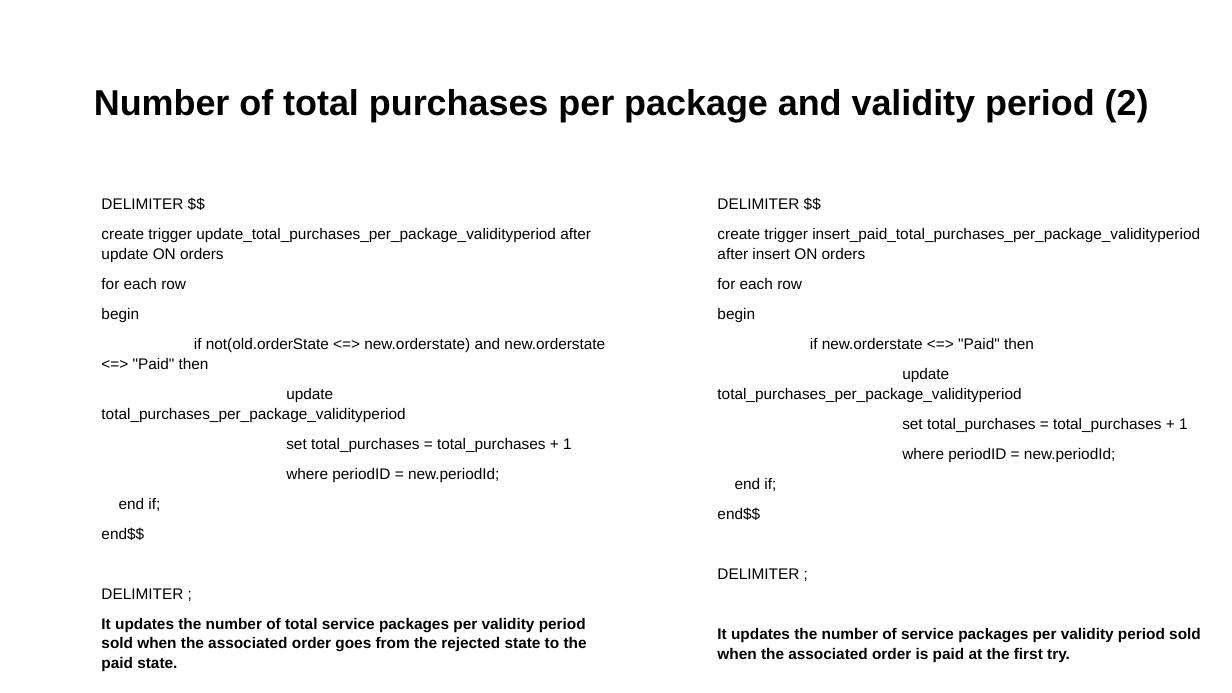
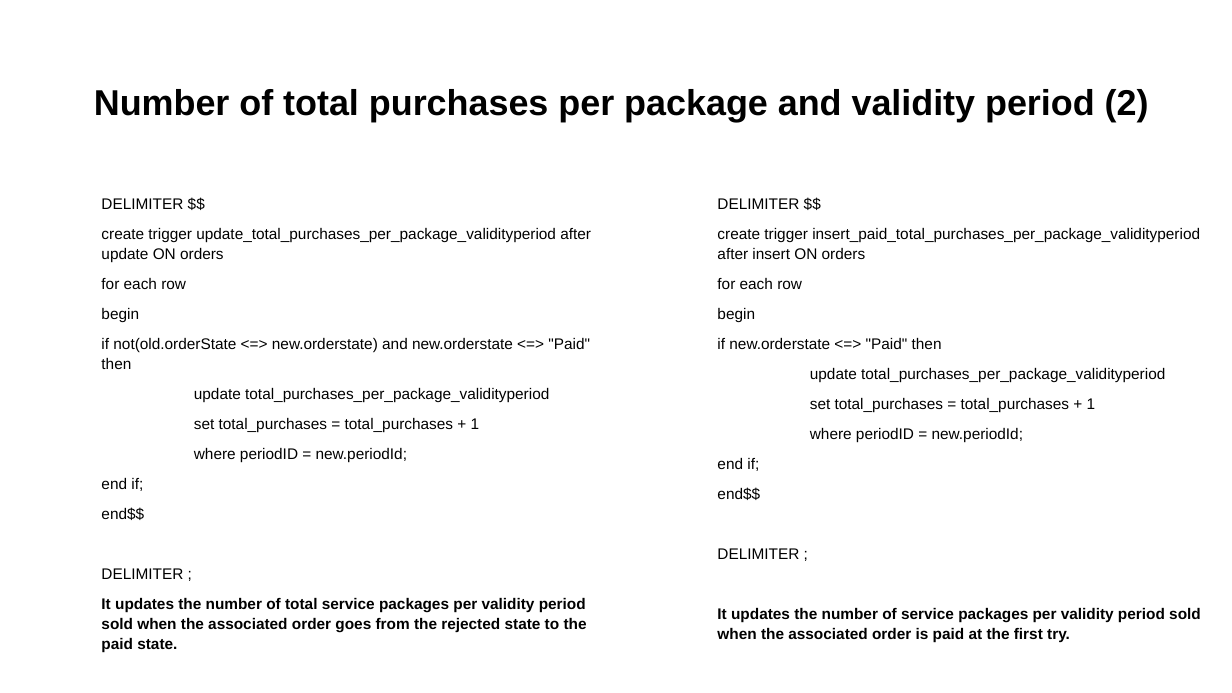
Before and after one commit to priscia99/databases-2-project, a slide deck: slide 16 of Deliverables/Report/Report.pptx. Drawn at 1232x693 pixels with LibreOffice and Linux fonts; fonts in the diff are those of the drawing. Boxes give left, top, right and bottom in pixels: in the first picture for what was removed or moved away, otherwise in the second. Text is boxed around its words. In the diff, an @@ line names an element or a change of style, - is before the commit and + after.

```diff
--- a/Deliverables/Report/Report.pptx
+++ b/Deliverables/Report/Report.pptx
@@ text "DELIMITER $$" rewrapped from [101,198,605,672] to [101,198,591,652] @@
@@ text "DELIMITER $$" rewrapped from [717,198,1201,662] to [717,198,1201,642] @@
```
Also in this commit, not shown: 20 other slides changed, 1 other file.
